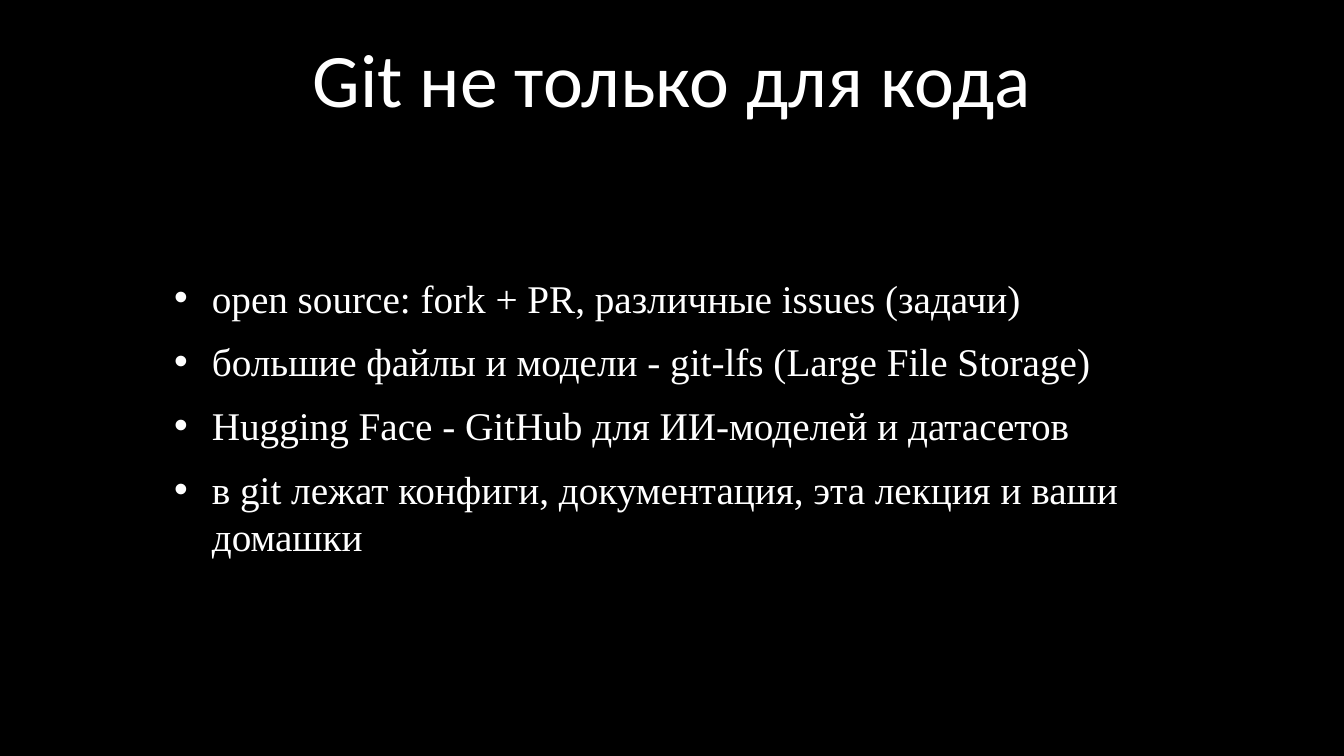
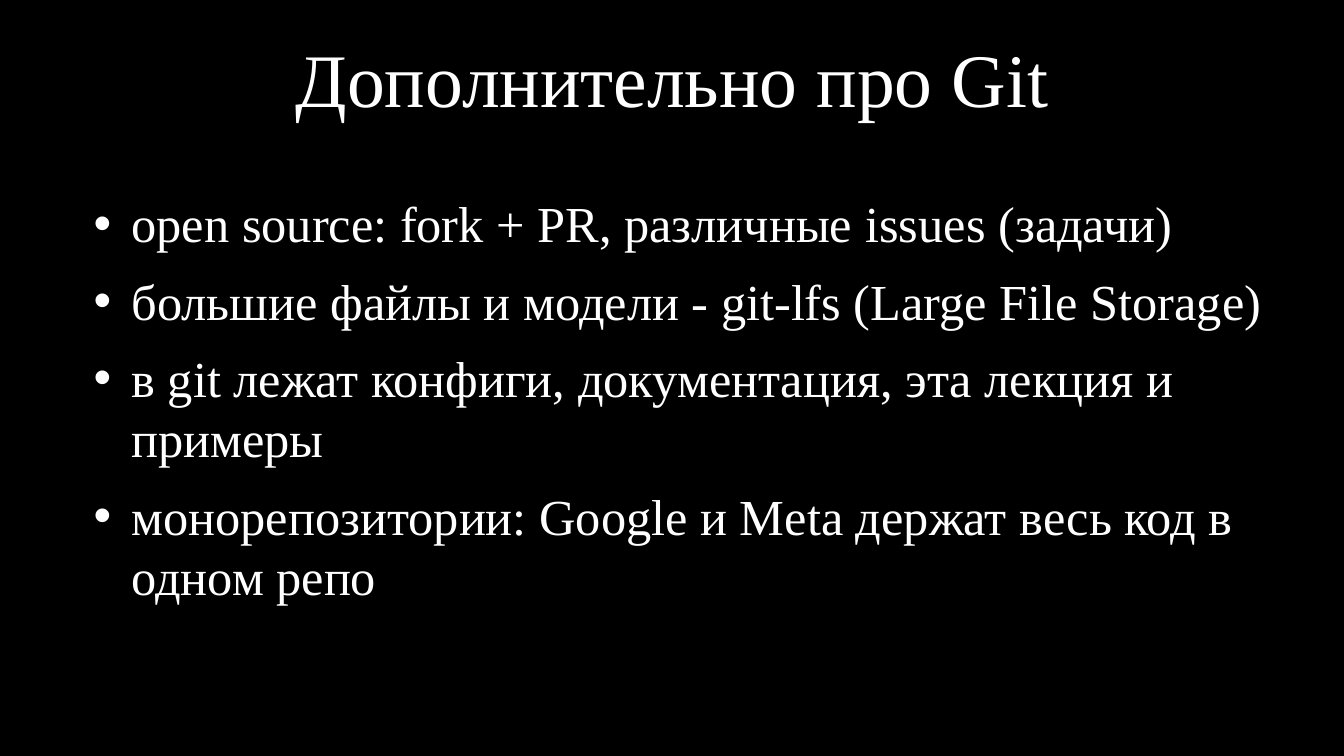
Before and after one commit to kruffka/C-Programming, a slide deck: slide 32 of 9_git/9_git.pptx (slide 33 before the commit). Drawn at 1344x756 pixels with LibreOffice and Linux fonts; fonts in the diff are those of the drawing. Boxes give left, top, right and bottom in pixels: in the first picture for what was removed or moved away, otherwise in the second. Text is boxed around its words. In the diff, an @@ line names an element or a change of style, - is before the commit and + after.

```diff
--- a/9_git/9_git.pptx
+++ b/9_git/9_git.pptx
@@ title at (x1=295, y1=57, x2=1048, y2=122): text changed; font Calibri to Times New Roman @@
-Git не только для кода
+Дополнительно про Git
@@ text "open source: fork + PR, ..." moved from (x1=212, y1=285, x2=1117, y2=559) to (x1=131, y1=206, x2=1262, y2=606) @@
@@ text at (x1=131, y1=206, x2=1262, y2=330): size 28 to 36 pt in "open source: fork + PR, различные issues ...", "большие файлы и модели - git-lfs (Large ..." @@
@@ text at (x1=131, y1=362, x2=1232, y2=606): text changed; size 28 to 36 pt @@
-• Hugging Face - GitHub для ИИ-моделей и датасетов
-• в git лежат конфиги, документация, эта лекция и ваши домашки
+• в git лежат конфиги, документация, эта лекция и примеры
+• монорепозитории: Google и Meta держат весь код в одном репо
```
Also in this commit, not shown: 16 other slides changed, 4 slides added, 4 slides removed, 4 other files.
